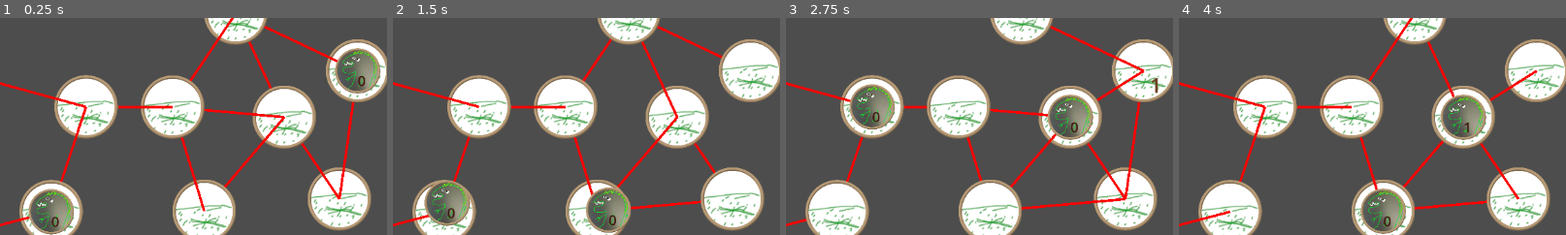
Above: before the commit, frames 1-4 (left to right).
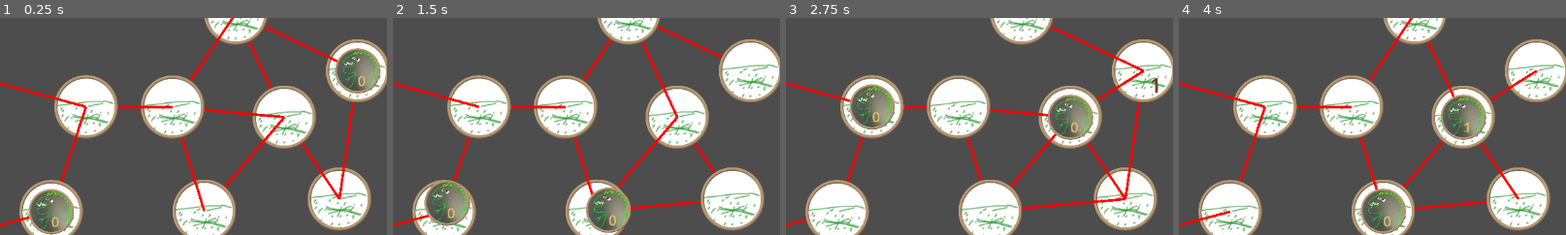
Above: after the commit, the same moments.

Repository: niebarkol/dinozaury
Game: Godot game, scene res://sceny/poziom.tscn
Two runs of this game, one before a commit and one after it. Both use one fixed random seed, a clock stepped at 60 frames per second and the inputs below.
Inputs:
- Up to frame 1 (0.25 s): no input
- Up to frame 2 (1.5 s): click "Nowa tura" at 0.5 s; click "Nowa tura" at 1.25 s
- Up to frame 3 (2.75 s): click "Nowa tura" at 2 s
- Up to frame 4 (4 s): tap Enter at 2.75 s; tap Space at 3.5 s
The pictures show only the part of the screen within x 32-81%, y 23-73%; the shares and areas given below are measured in that part.

The runs differ from the first frame. In frame 1, 0.1% of the frame differs, in the area x 13-95%, y 26-97%; in frame 2, 0.1%; in frame 3, 0.1%; in frame 4, less than 0.1%.

Commit message:
Dodano gównianą animację śmierci

Diff:
--- /dev/null
+++ b/sceny/krew.tscn
@@ -0,0 +1,20 @@
+[gd_scene load_steps=2 format=3 uid="uid://d4akcpxcjcbtl"]
+
+[sub_resource type="ParticleProcessMaterial" id="ParticleProcessMaterial_yx28f"]
+particle_flag_disable_z = true
+direction = Vector3(0, -1, 0)
+gravity = Vector3(0, 2000, 0)
+initial_velocity_min = 50.0
+initial_velocity_max = 100.0
+orbit_velocity_min = 0.0
+orbit_velocity_max = 0.0
+scale_min = 4.0
+scale_max = 10.0
+color = Color(0.894118, 0.0901961, 0, 1)
+
+[node name="krew" type="GPUParticles2D"]
+position = Vector2(-3.05176e-05, -1.00002)
+scale = Vector2(8.94, 8.94)
+amount = 400
+process_material = SubResource("ParticleProcessMaterial_yx28f")
+lifetime = 0.3
--- a/sceny/siedlisko.gd
+++ b/sceny/siedlisko.gd
@@ -6,6 +6,8 @@
 var klikalny: bool = false
 var zdobycz:= 0
 var obecni: Array
+
+var krew = preload("res://sceny/krew.tscn")
 
 signal nawiazane_polaczenie(partner: Siedlisko)
 
@@ -77,5 +79,14 @@
 		for przegrany in obecni.slice(1):
 			if przegrany is Dinozaur:
 				przegrany.queue_free()
+				zrob_krew()
+
 		obecni = [obecni[0]]
 		#TODO: może dodać jakiś efekt zabijania
+
+func zrob_krew():
+	var flaki = krew.instantiate()
+	add_child(flaki)
+	flaki.emitting = true
+	await get_tree().create_timer(flaki.lifetime).timeout
+	flaki.queue_free()
